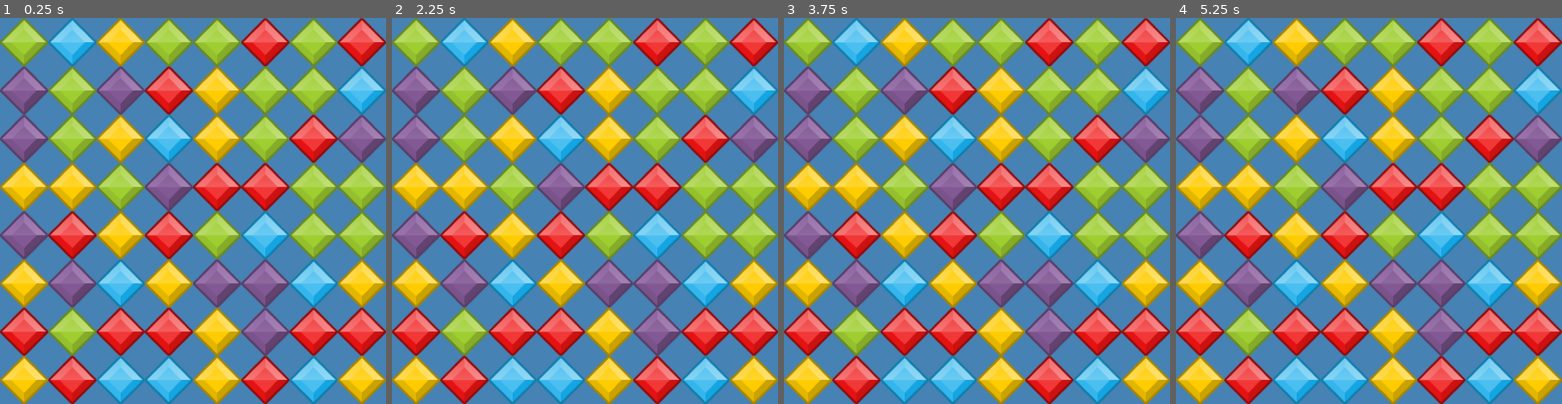
Above: before the commit, frames 1-4 (left to right).
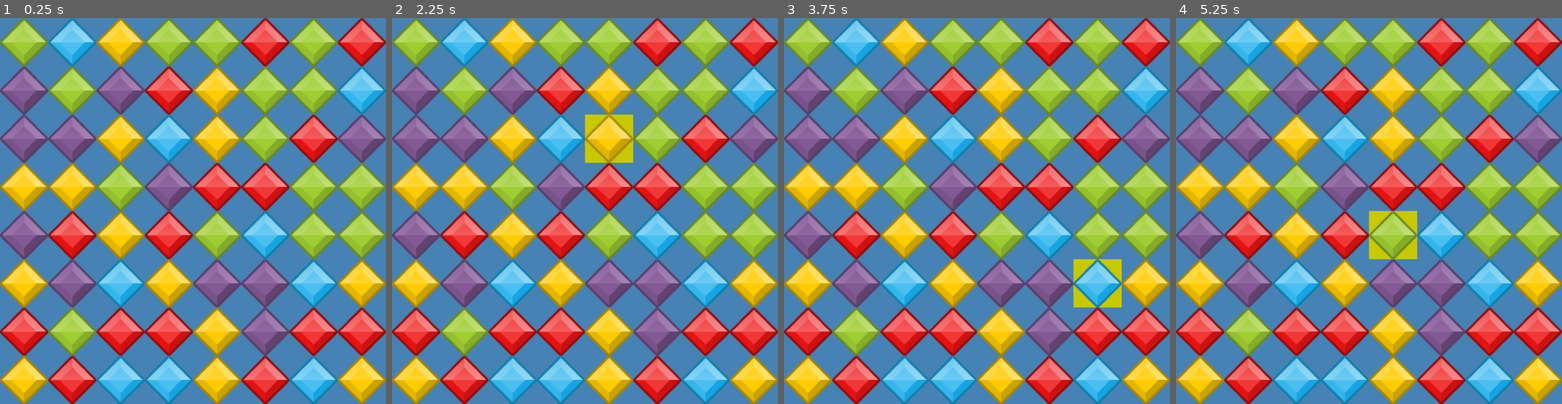
Above: after the commit, the same moments.

Repository: willroberts/begemmed
Game: Godot game, scene res://main.tscn
The game is run twice, just before and just after one commit, with the same random seed, the same clock (stepped at 60 frames per second) and the same inputs.
Inputs (mouse positions are in pixels of both pictures, inside the frame that each line leads up to):
- Up to frame 1 (0.25 s): no input
- Up to frame 2 (2.25 s): tap Enter at 0.5, 2 s; move the mouse to (669, 191) at 0.52 s; click (669, 191) at 0.67 s; tap Space at 1.25 s; move the mouse to (507, 230) at 1.27 s; click (507, 230) at 1.42 s; move the mouse to (623, 126) at 2.02 s; click (623, 126) at 2.17 s
- Up to frame 3 (3.75 s): tap Space at 2.75 s; move the mouse to (957, 288) at 2.77 s; click (957, 288) at 2.92 s; tap Enter at 3.5 s; move the mouse to (1092, 268) at 3.52 s; click (1092, 268) at 3.67 s
- Up to frame 4 (5.25 s): tap Space at 4.25 s; move the mouse to (1253, 153) at 4.27 s; click (1253, 153) at 4.42 s; move the mouse to (1388, 211) at 5.02 s; click (1388, 211) at 5.17 s

The runs differ from the first frame. In frame 1, 0.9% of the frame differs, in the area x 12-26%, y 25-38%; in frame 2, 1.7%, in the area x 12-63%, y 24-38%; in frame 3, 1.6%; in frame 4, 1.7%.

Commit message:
Fixes swap operations

Diff:
--- a/grid.gd
+++ b/grid.gd
@@ -37,7 +37,8 @@
 	var matches = []
 	for y in range(0, GRID_SIZE):
 		var count := 1
-		for x in range(0, GRID_SIZE):
+		# Avoid array bounds issues by starting from 1.
+		for x in range(1, GRID_SIZE):
 			if grid_contents[y][x].get_color() == grid_contents[y][x-1].get_color():
 				count += 1
 				continue
@@ -54,6 +55,7 @@
 	var matches = []
 	for x in range(0, GRID_SIZE):
 		var count := 1
+		# Avoid array bounds issues by starting from 1.
 		for y in range(1, GRID_SIZE):
 			if grid_contents[y][x].get_color() == grid_contents[y-1][x].get_color():
 				count += 1
@@ -71,29 +73,68 @@
 	''' Swaps the position of two gems. Finds all resulting matches and deletes matching gems. Makes gems
 	fall to fill empty spaces, generating new gems as needed.
 	'''
-	swap(grid_contents, first, second)
+	swap_nodes(grid_contents, first, second)
+	grid_contents[first.y][first.x].set_highlight(false)
+	grid_contents[second.y][second.x].set_highlight(false)
+	var matches = find_matches(gem_nodes)
 
 func swap_would_result_in_match(grid_contents: Array, first: Vector2i, second: Vector2i) -> bool:
-	var copy = deep_copy(grid_contents)
-	swap(copy, first, second)
-	return len(find_matches(copy)) > 0
+	var copy = deep_copy_colors(grid_contents)
+	var tmp = copy[first.y][first.x]
+	copy[first.y][first.x] = copy[second.y][second.x]
+	copy[second.y][second.x] = tmp
+	return len(find_color_matches(copy)) > 0
 
-func swap(grid_contents: Array, first: Vector2i, second: Vector2i) -> void:
+func find_color_matches(grid_contents: Array) -> Array:
+	var matches = []
+
+	# Horizontal matches
+	for y in range(GRID_SIZE):
+		var count := 1
+		for x in range(1, GRID_SIZE):
+			if grid_contents[y][x] == grid_contents[y][x-1]:
+				count += 1
+				continue
+			if count >= 3:
+				for k in range(x - count, x):
+					matches.append(Vector2i(k, y))
+			count = 1
+		if count >= 3:
+			for k in range(GRID_SIZE - count, GRID_SIZE):
+				matches.append(Vector2i(k, y))
+
+	# Vertical matches
+	for x in range(GRID_SIZE):
+		var count := 1
+		for y in range(1, GRID_SIZE):
+			if grid_contents[y][x] == grid_contents[y-1][x]:
+				count += 1
+				continue
+			if count >= 3:
+				for k in range(y - count, y):
+					matches.append(Vector2i(x, k))
+			count = 1
+		if count >= 3:
+			for k in range(GRID_SIZE - count, GRID_SIZE):
+				matches.append(Vector2i(x, k))
+
+	return matches
+
+func swap_nodes(grid_contents: Array, first: Vector2i, second: Vector2i) -> void:
 	var tmp = grid_contents[first.y][first.x]
 	grid_contents[first.y][first.x] = grid_contents[second.y][second.x]
 	grid_contents[second.y][second.x] = tmp
+	grid_contents[first.y][first.x].position = Vector2(first.x*GEM_SIZE, first.y*GEM_SIZE)
+	grid_contents[second.y][second.x].position = Vector2(second.x*GEM_SIZE, second.y*GEM_SIZE)
 
-func deep_copy(grid_contents: Array) -> Array:
+func deep_copy_colors(grid_contents: Array) -> Array:
 	''' Since Array.duplicate(true) deep copies references of contained objects, it is not
-	suitable for validating swaps without performing them. Instead, instantiate new objects
-	without adding anything to the scene.
+	suitable for validating swaps without performing them. Instead, only copy color values.
 	'''
 	var result = []
 	for y in range(0, GRID_SIZE):
 		var row = []
 		for x in range(0, GRID_SIZE):
-			var g = GemClass.instantiate()
-			g.set_color(grid_contents[y][x].get_color())
-			row.append(g)
+			row.append(grid_contents[y][x].get_color())
 		result.append(row)
 	return result
--- a/main.gd
+++ b/main.gd
@@ -8,12 +8,10 @@
 
 '''
 TODO:
-1. Only allow moves if they would result in a match.
-2. Detect matches after a valid move.
-3. Delete the matches and make gems "fall" into place.
-4. Add the number of deleted gems to the score.
-5. Display the score on the screen.
-6. Add animations.
+- Delete the matches and make gems "fall" into place.
+- Add the number of deleted gems to the score.
+- Display the score on the screen.
+- Add animations.
 '''
 
 func _ready() -> void:
@@ -43,21 +41,23 @@
 	# This is the first click; save the position and return.
 	if selected_cell == Vector2i(-1, -1):
 		selected_cell = clicked_cell
-		#$Grid.gem_nodes[selected_cell.y][selected_cell.x].set_highlight(true)
+		$Grid.gem_nodes[selected_cell.y][selected_cell.x].set_highlight(true)
 		return
 
-	# This is the second click; swap gem positions.
+	# This is the second click; validate and then swap gem positions.
 	# Disallow swapping non-adjacent gems.
 	if abs(clicked_cell.x - selected_cell.x) + abs(clicked_cell.y - selected_cell.y) != 1:
+		reset_selection()
 		return
 	# Disallow swaps which would not result in a new match.
-	if $Grid.swap_would_result_in_match($Grid.gem_nodes, clicked_cell, selected_cell):
-		print('Swap would result in match.')
-		#$Grid.swap_gems_and_explode_matches($Grid.gem_nodes, clicked_cell, selected_cell)
-	else:
+	if not $Grid.swap_would_result_in_match($Grid.gem_nodes, clicked_cell, selected_cell):
 		print('Swap would not result in match.')
+		reset_selection()
+		return
+	$Grid.swap_gems_and_explode_matches($Grid.gem_nodes, clicked_cell, selected_cell)
 	reset_selection()
 
-func reset_selection():
+func reset_selection() -> void:
+	if selected_cell == Vector2i(-1, -1): return
 	$Grid.gem_nodes[selected_cell.y][selected_cell.x].set_highlight(false)
 	selected_cell = Vector2i(-1, -1)
